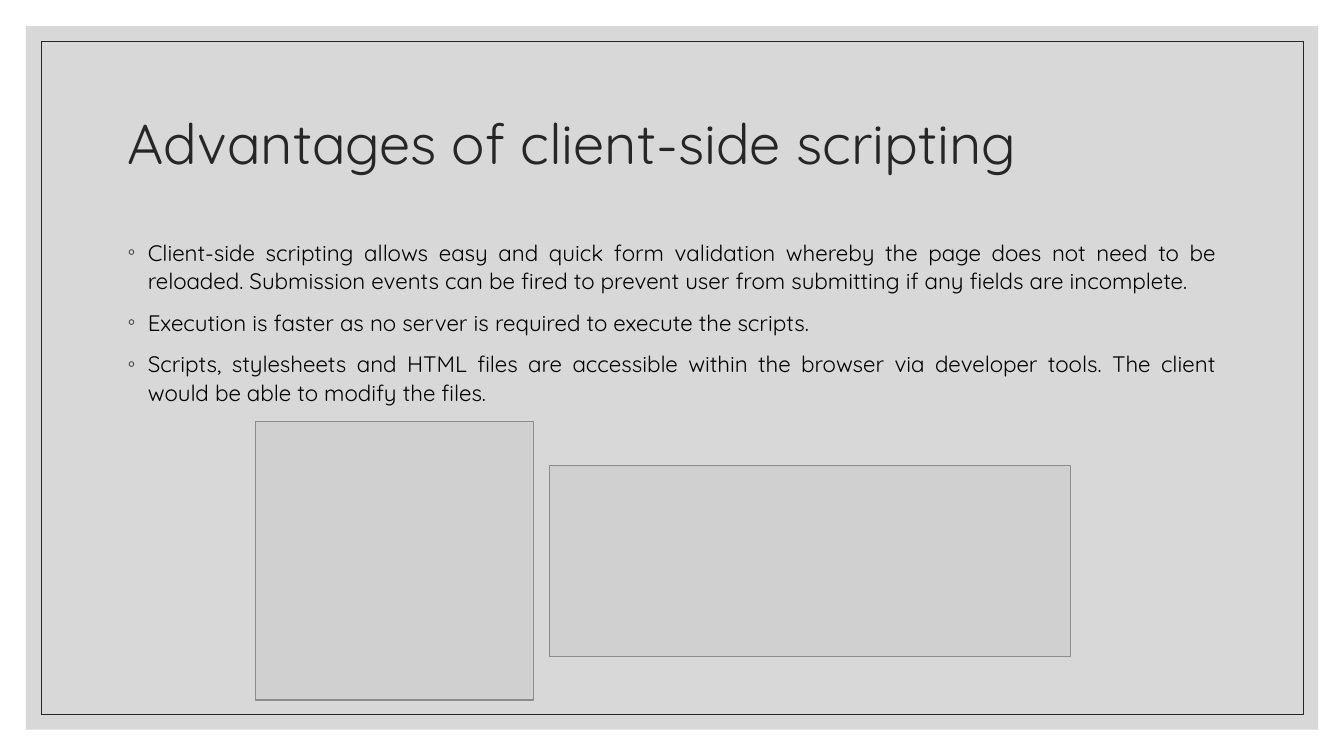
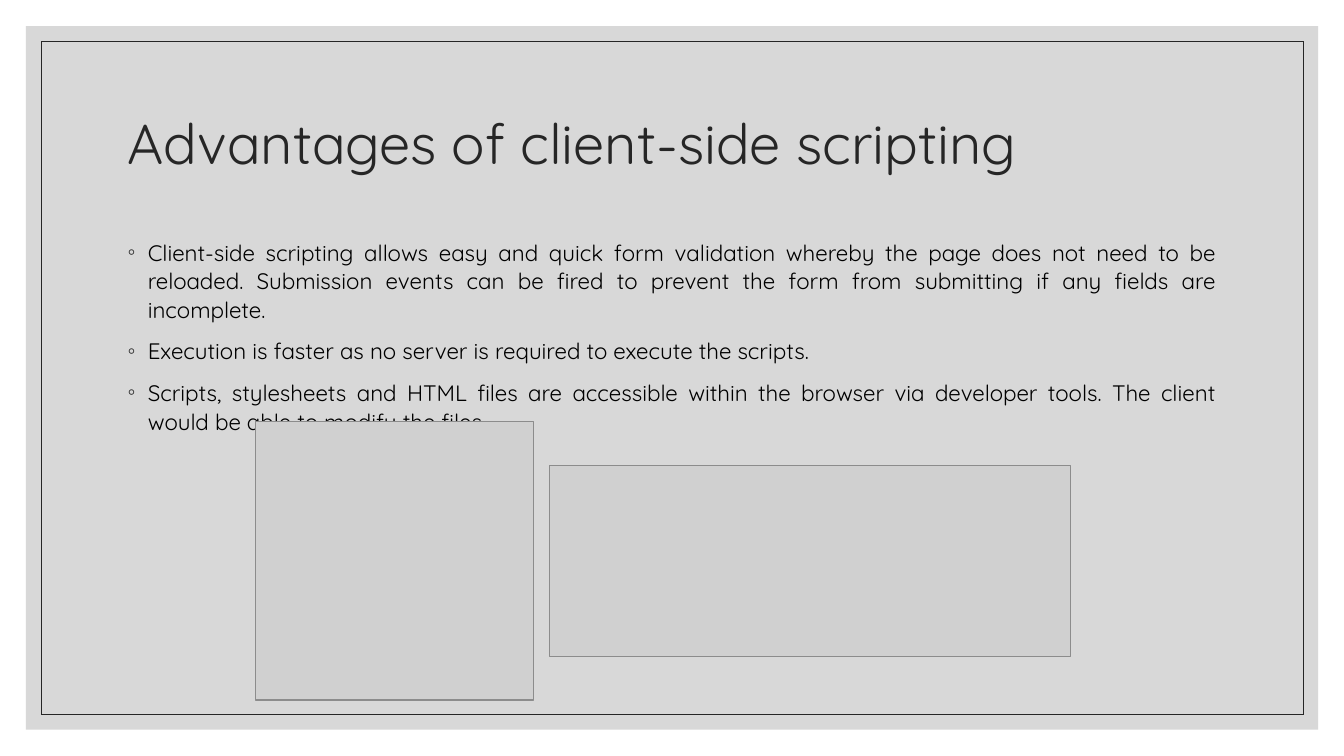
Before and after one commit to mandyfarrugia2001/webdevtuts, a slide deck: slide 7 of Presentations/1. Introduction to Client Side Scripting.pptx. Drawn at 1344x756 pixels with LibreOffice and Linux fonts; fonts in the diff are those of the drawing; grey boxes stand for pictures. Boxes give left, top, right and bottom in pixels: in the first picture for what was removed or moved away, otherwise in the second. Text is boxed around its words. In the diff, an @@ line names an element or a change of style, - is before the commit and + after.

Commit message:
GitHub presentation is complete.
I will give further updates regarding the installation of GitHub Desktop as I need to see the 'out-of-box' experience, particularly the authentication details part.

```diff
--- a/Presentations/1. Introduction to Client Side Scripting.pptx
+++ b/Presentations/1. Introduction to Client Side Scripting.pptx
@@ text at (148,244,1216,323): text changed @@
-◦ Client-side scripting allows easy and quick form validation whereby the page does not need to be reloaded. Submission events can be fired to prevent user from submitting if any fields are incomplete.
+◦ Client-side scripting allows easy and quick form validation whereby the page does not need to be reloaded. Submission events can be fired to prevent the form from submitting if any fields are incomplete.
```
Also in this commit, not shown: 2 other files.
